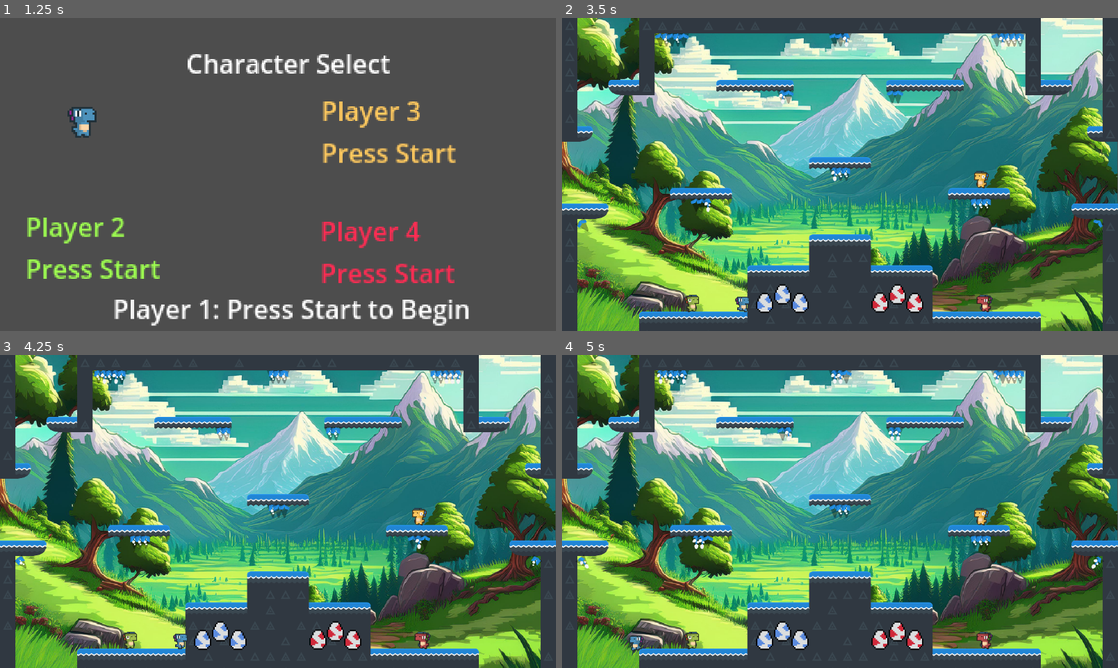
Above: before the commit, frames 1-4 (two rows, left to right).
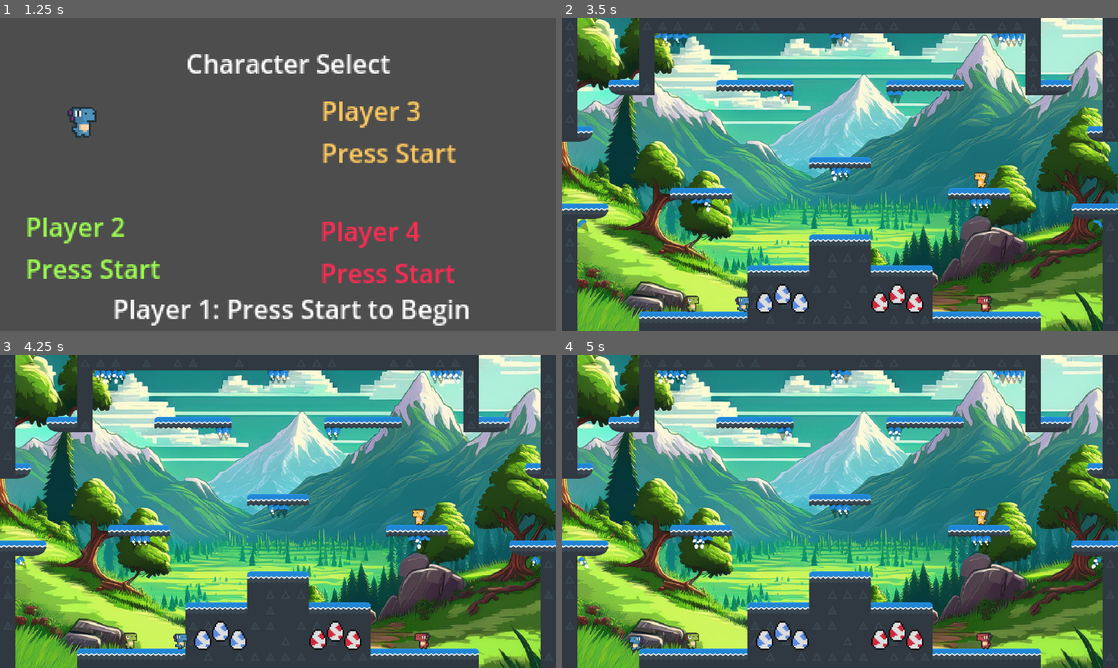
Above: after the commit, the same moments.

Repository: GomaGames/ggj-2025
Game: Godot game, scene res://Scenes/title.tscn
Same seed, same stepped clock (60 frames per second), same inputs: the game is played once before the commit and once after it.
Inputs:
- Up to frame 1 (1.25 s): tap Enter (any_start) at 0.5, 0.6 s; hold D (p1_right) from 0.53 s (still down)
- Up to frame 2 (3.5 s): tap Enter (any_start) at 1.25, 2, 2.1 s; tap Tab (p1_select) at 1.35, 2.85 s; release D (p1_right) at 2.03 s; hold A (p1_left) 2.03-2.78 s; hold D (p1_right) from 2.78 s (still down)
- Up to frame 3 (4.25 s): keep holding D (p1_right); tap Enter (any_start) at 3.6 s
- Up to frame 4 (5 s): release D (p1_right) at 4.28 s; hold A (p1_left) from 4.28 s (still down); tap Tab (p1_select) at 4.35 s

Frame 1 is identical in both runs. In frame 2, less than 0.1% of the frame differs, in the area x 22-78%, y 48-94%; in frame 3, less than 0.1%; in frame 4, less than 0.1%.

Commit message:
basic bubble shield

Diff:
--- a/Sprites/Player.tscn
+++ b/Sprites/Player.tscn
@@ -582,6 +582,7 @@
 }]
 
 [sub_resource type="CircleShape2D" id="CircleShape2D_tgcfs"]
+radius = 23.1772
 
 [sub_resource type="ParticleProcessMaterial" id="ParticleProcessMaterial_j7lgv"]
 resource_local_to_scene = true
@@ -667,7 +668,7 @@
 position = Vector2(1, -17)
 scale = Vector2(2, 2)
 sprite_frames = SubResource("SpriteFrames_f7ulr")
-animation = &"Hurt"
+animation = &"Kick"
 
 [node name="Player 3" type="AnimatedSprite2D" parent="Sprite"]
 visible = false
@@ -737,6 +738,26 @@
 position = Vector2(5, 9)
 rotation = 1.3256
 scale = Vector2(0.155215, 0.155215)
+texture = ExtResource("2_135b2")
+
+[node name="BubbleShield" type="Area2D" parent="Facing"]
+visible = false
+collision_mask = 7
+
+[node name="CollisionShape2D" type="CollisionShape2D" parent="Facing/BubbleShield"]
+position = Vector2(1, -17)
+scale = Vector2(1.55385, 1.55385)
+shape = SubResource("CircleShape2D_tgcfs")
+
+[node name="BashSwipe" type="Sprite2D" parent="Facing/BubbleShield"]
+position = Vector2(3, -9)
+scale = Vector2(0.188162, 0.368162)
+texture = ExtResource("2_135b2")
+
+[node name="BashSwipe2" type="Sprite2D" parent="Facing/BubbleShield"]
+position = Vector2(-2, -27)
+rotation = 3.07437
+scale = Vector2(0.188162, 0.368162)
 texture = ExtResource("2_135b2")
 
 [node name="OneShotAnimations" type="Node2D" parent="."]
@@ -818,3 +839,4 @@
 [connection signal="body_entered" from="Facing/FistForward" to="." method="_on_fist_body_entered"]
 [connection signal="body_entered" from="Facing/FistUp" to="." method="_on_fist_body_entered"]
 [connection signal="body_entered" from="Facing/FistDown" to="." method="_on_fist_body_entered"]
+[connection signal="body_entered" from="Facing/BubbleShield" to="." method="_on_fist_body_entered"]
--- a/Sprites/player.gd
+++ b/Sprites/player.gd
@@ -49,6 +49,7 @@
 @onready var fist_forward:Area2D = $"Facing/FistForward"
 @onready var fist_up:Area2D = $"Facing/FistUp"
 @onready var fist_down:Area2D = $"Facing/FistDown"
+@onready var bubble_shield:Area2D = $"Facing/BubbleShield"
 @onready var fist:Area2D = fist_forward # active fist
 
 var animatedSprite:AnimatedSprite2D
@@ -281,6 +282,7 @@
 	fist_down.hide()
 	fist_forward.hide()
 	fist_up.hide()
+	bubble_shield.hide()
 
 func handle_bash(delta:float):
 	if bubbles_container == null:
@@ -288,15 +290,16 @@
 
 	# handle directional bash
 	var direction:BashDirection = BashDirection.FORWARD
-	fist = fist_forward
-	var bash_input_amt = Input.get_axis(&"p%s_up" % player_num, &"p%s_down" % player_num)
-	if abs(bash_input_amt) > 0.2:
-		if bash_input_amt < 0:
-			direction = BashDirection.UP
-			fist = fist_up
-		else:
-			direction = BashDirection.DOWN
-			fist = fist_down
+	#fist = fist_forward
+	#var bash_input_amt = Input.get_axis(&"p%s_up" % player_num, &"p%s_down" % player_num)
+	#if abs(bash_input_amt) > 0.2:
+		#if bash_input_amt < 0:
+			#direction = BashDirection.UP
+			#fist = fist_up
+		#else:
+			#direction = BashDirection.DOWN
+			#fist = fist_down
+	fist = bubble_shield
 
 	var walk := Input.get_axis(&"p%s_left" % player_num, &"p%s_right" % player_num)
 
Not shown: 1 places in Maps/Map1.tscn that only renumber resources
